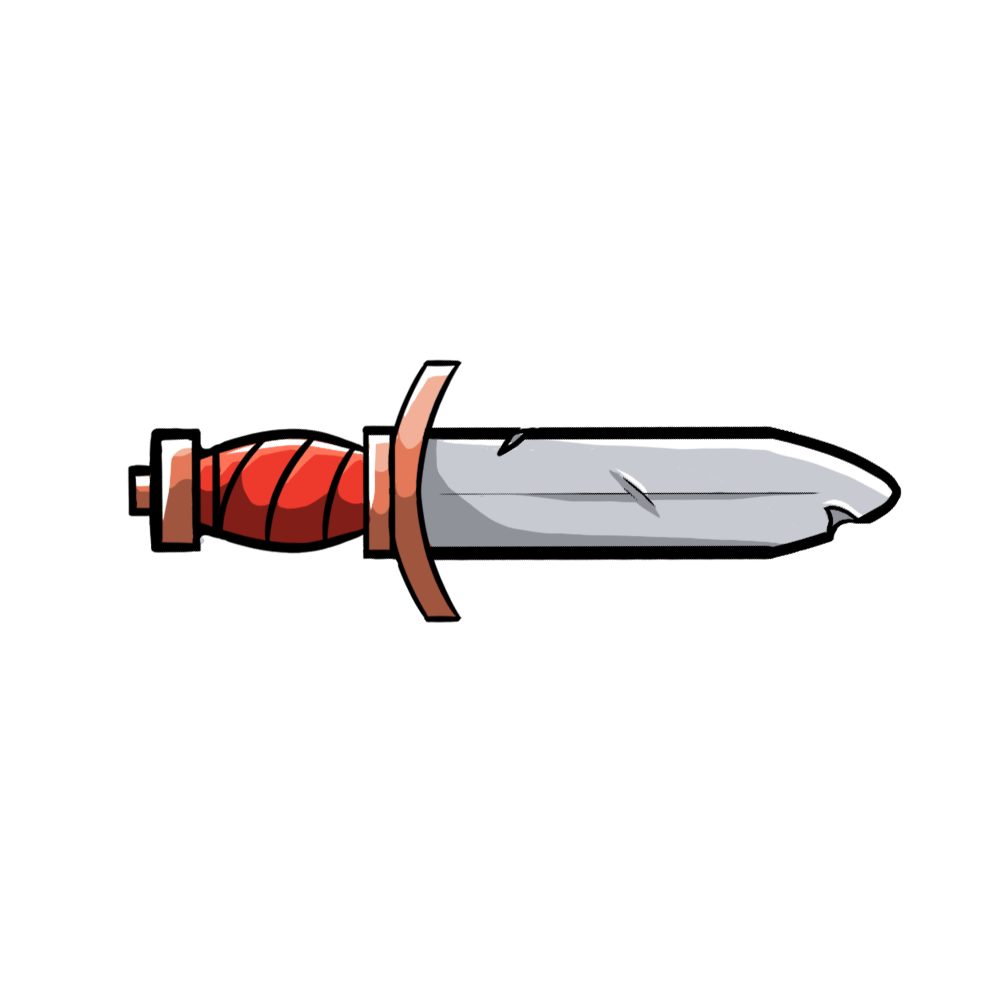
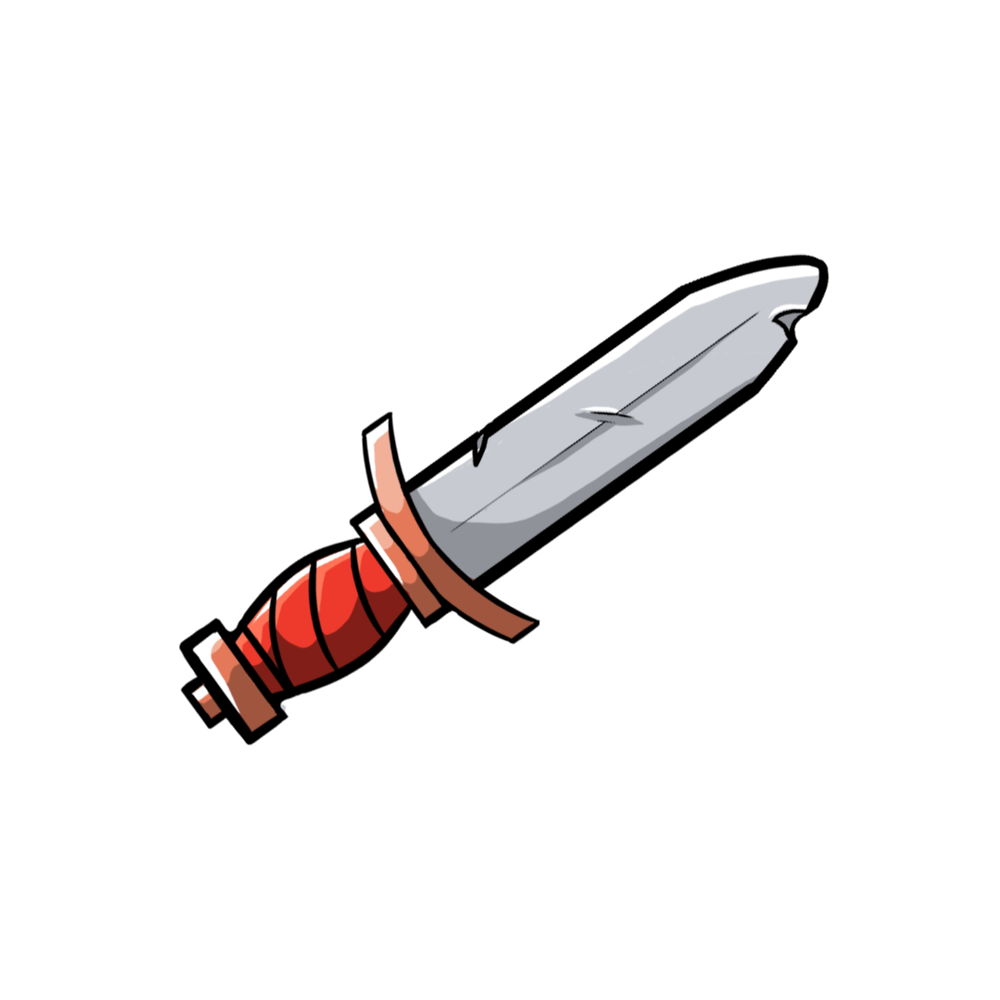
Before/after of a 1000x1000 layered artwork. What changed in the layer stack:
moved "Lineart" (2nd of 2, in "Colour") into group "Colour", painted on it over [127, 253, 902, 747]
painted on "Shine" over [127, 262, 901, 716]
painted on "Light" over [143, 263, 902, 667]
painted on "Shadow" over [127, 309, 862, 742]
painted on "Copper Light" over [127, 359, 505, 707]
painted on "Copper" over [130, 359, 537, 736]
painted on "Cloth" over [196, 437, 409, 699]
painted on "Base" over [131, 257, 895, 737]
